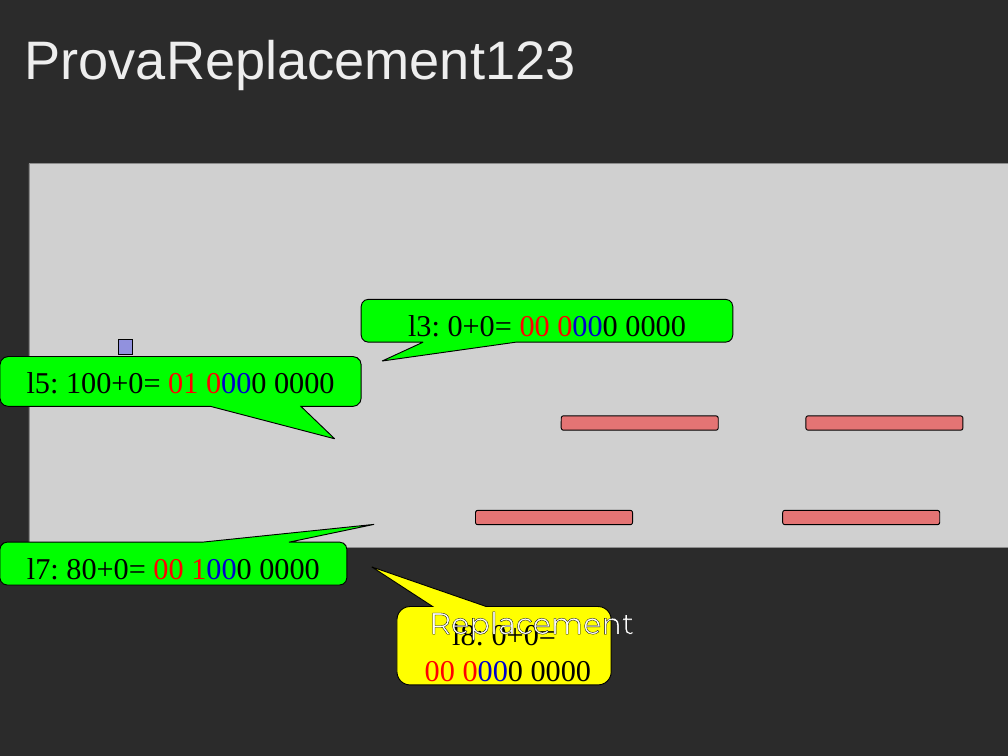
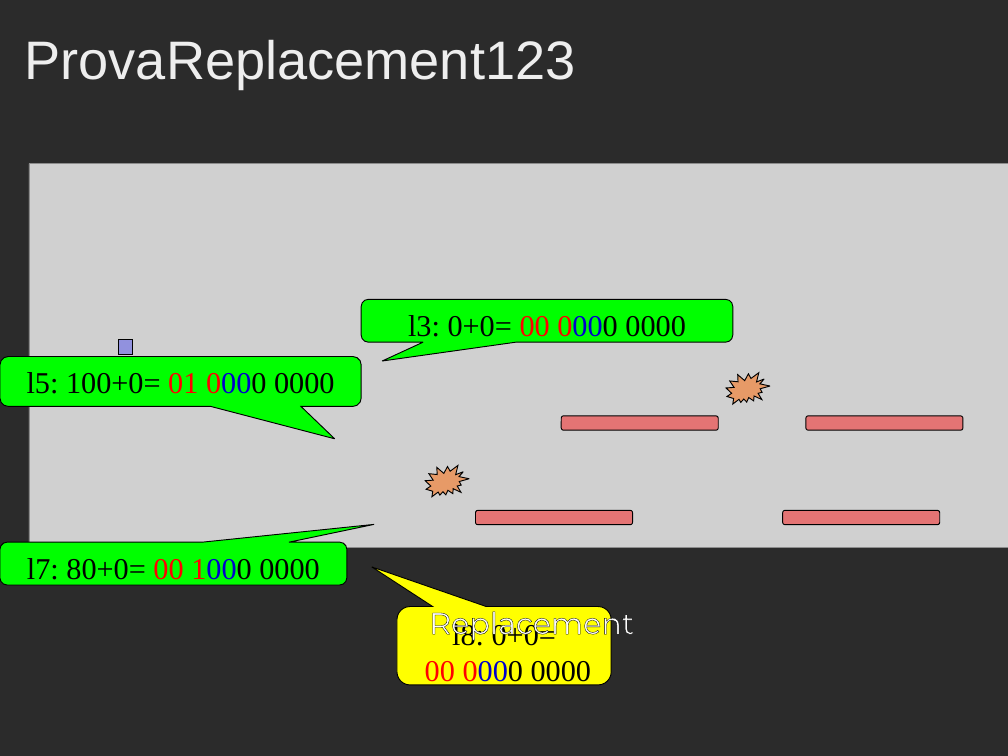
Before and after one commit to Muffo/dlxcache, a slide deck: slide 16 of Presentazione_Progetto_Cache.ppt. Drawn at 1008x756 pixels with LibreOffice and Linux fonts; fonts in the diff are those of the drawing; grey boxes stand for pictures; background and template pictures are left out; a plain dark background stands for a picture behind light text. Boxes give left, top, right and bottom in pixels: in the first picture for what was removed or moved away, otherwise in the second. Text is boxed around its words. In the diff, an @@ line names an element or a change of style, - is before the commit and + after.

```diff
--- a/Presentazione_Progetto_Cache.ppt
+++ b/Presentazione_Progetto_Cache.ppt
@@ irregular seal added at box(723, 367, 771, 410), fill #FF6600 at 50% opacity, outline #000000 0.74 pt @@
@@ irregular seal added at box(423, 460, 471, 503), fill #FF6600 at 50% opacity, outline #000000 0.74 pt @@
```
Also in this commit, not shown: 3 other slides changed, 2 other files.
